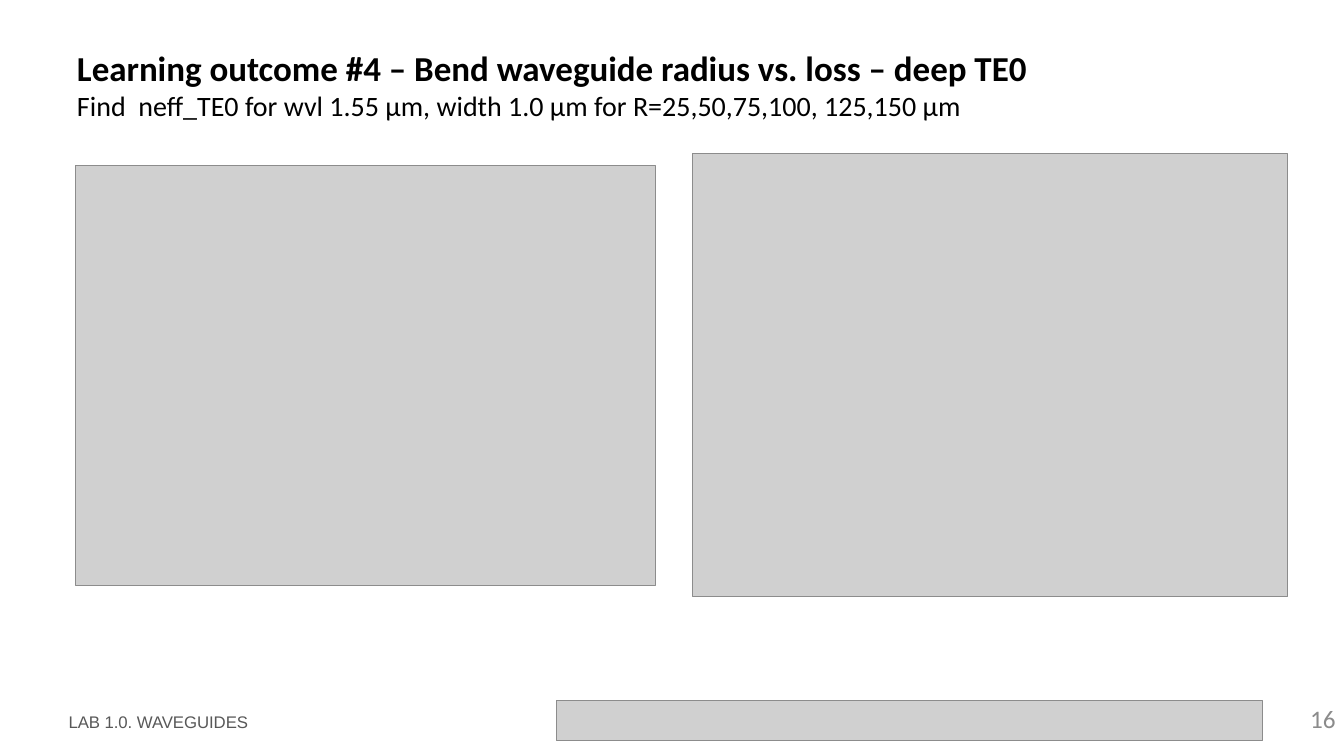
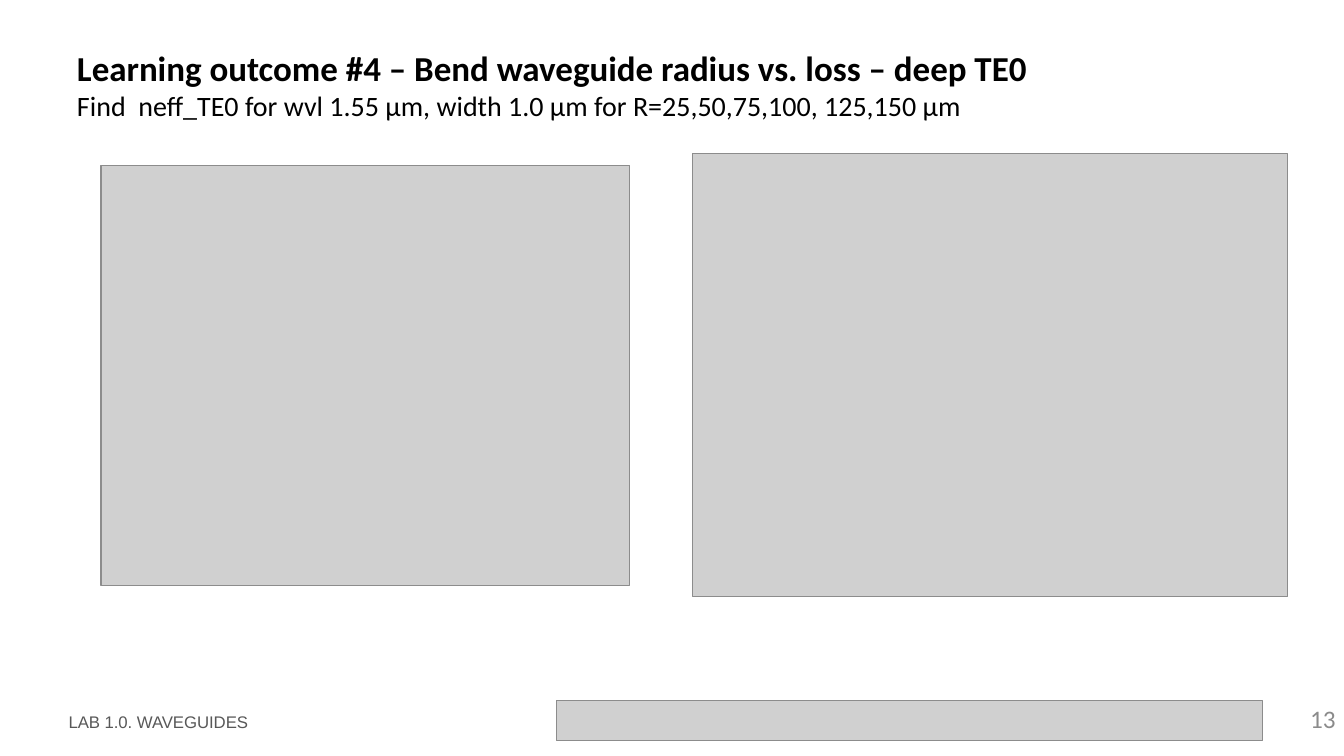
Before and after one commit to RobertoFernandezSevilla/pic-upv-lab1, a slide deck: slide 13 of LabBook_10.pptx (slide 16 before the commit). Drawn at 1344x756 pixels with LibreOffice and Linux fonts; fonts in the diff are those of the drawing; grey boxes stand for pictures; background and template pictures are left out. Boxes give left, top, right and bottom in pixels: in the first picture for what was removed or moved away, otherwise in the second. Text is boxed around its words. In the diff, an @@ line names an element or a change of style, - is before the commit and + after.

```diff
--- a/LabBook_10.pptx
+++ b/LabBook_10.pptx
@@ picture: place and size @@
-picture at (76, 165, 655, 586)
+picture at (101, 165, 630, 586)
@@ page number at (1310, 712, 1336, 728): text changed @@
-16
+13
```
Also in this commit, not shown: 9 other slides changed, 4 slides removed, 1 other file.
